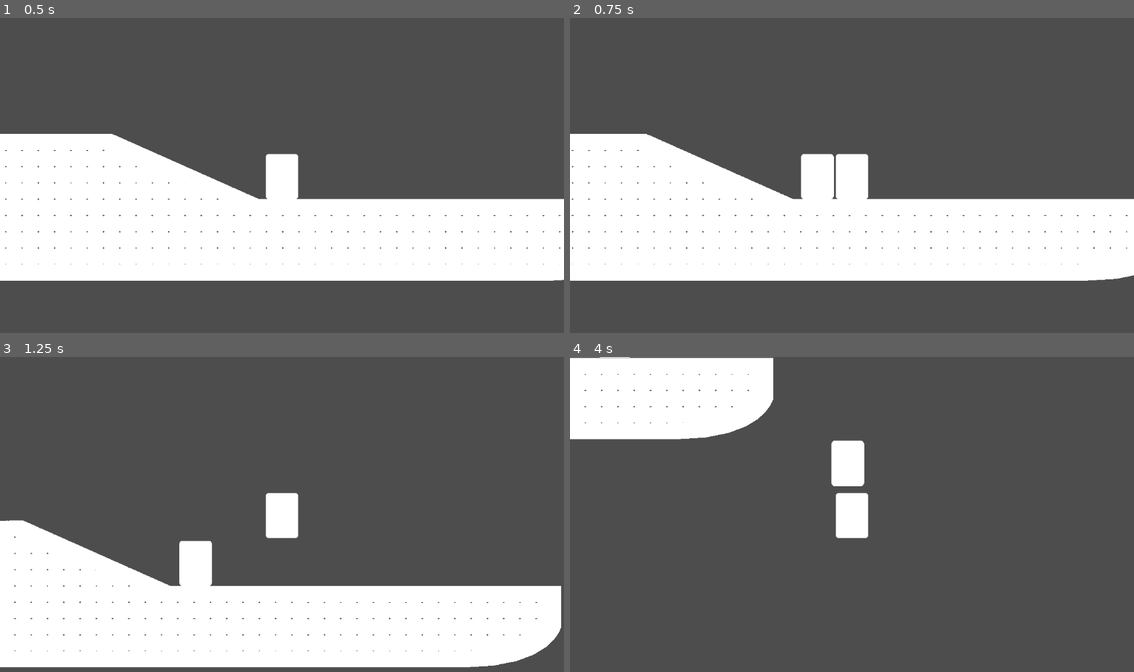
Above: before the commit, frames 1-4 (two rows, left to right).
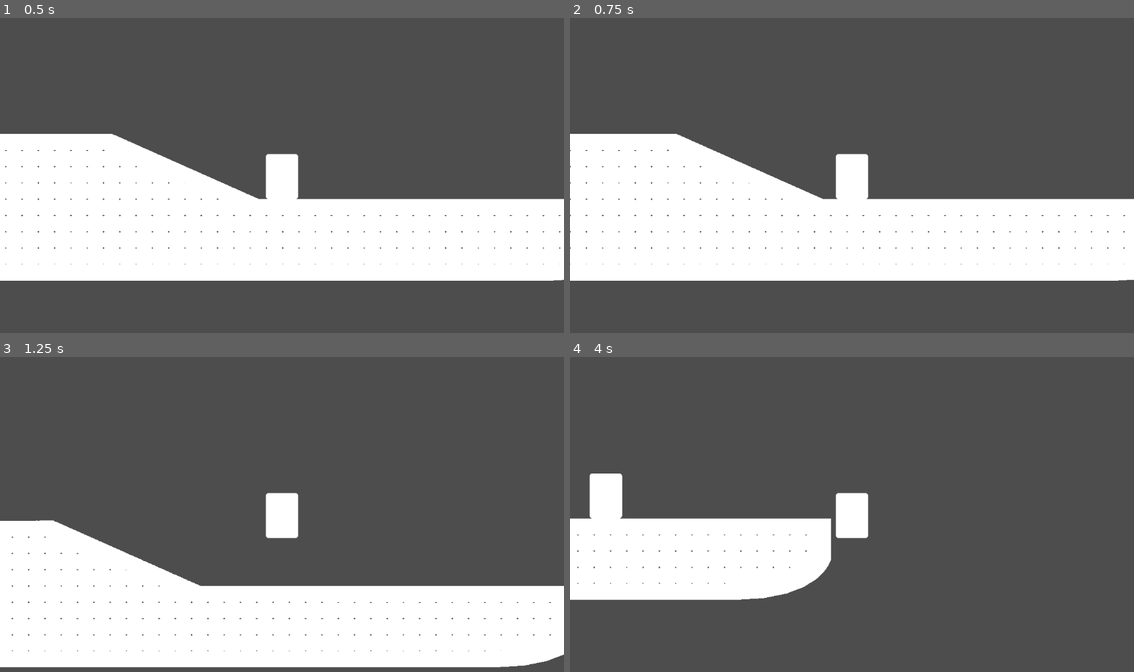
Above: after the commit, the same moments.

Repository: yourname3/jf-s25
Game: Godot game, scene res://level/level.tscn
Same seed, same stepped clock (60 frames per second), same inputs: the game is played once before the commit and once after it.
Inputs (mouse positions are in pixels of both pictures, inside the frame that each line leads up to):
- Up to frame 1 (0.5 s): no input
- Up to frame 2 (0.75 s): tap Enter at 0.5 s; move the mouse to (976, 159) at 0.52 s; hold D (right) from 0.53 s (still down); tap Z (clone) at 0.6 s; click (976, 159) at 0.67 s
- Up to frame 3 (1.25 s): keep holding D (right); tap Space (jump) at 0.77 s
- Up to frame 4 (4 s): release D (right) at 1.25 s; drag from (739, 530) to (823, 577) at 1.27 s; move the mouse to (908, 445) at 2.02 s; hold D (right) 2.03-2.75 s; hold Alt 2.03-2.75 s; tap Z (clone) at 2.3, 3.8 s; drag from (823, 577) to (682, 467) at 2.77 s; move the mouse to (1021, 561) at 3.52 s; hold A (left) from 3.53 s (still down); hold Ctrl from 3.53 s (still down); tap Space (jump) at 3.77 s

Frame 1 is identical in both runs. In frame 2, 2.4% of the frame differs, in the area x 0-100%, y 36-84%; in frame 3, 2.8%; in frame 4, 22%, in the area x 0-53%, y 0-78%.

Commit message:
Somewhat decent cloning mechanics

Diff:
--- a/player/player.gd
+++ b/player/player.gd
@@ -41,6 +41,11 @@
 		if playback_frame < recording.size():
 			input = recording[playback_frame]
 			playback_frame += 1
+		else:
+			#queue_free()
+			#global_position = original_position
+			input = recording[0]
+			playback_frame = 1
 	return input
 
 func spawn_clone() -> void:
@@ -59,11 +64,13 @@
 	var encoded_inputs := get_inputs()
 	if mode == MODE_PLAYER:
 		if Input.is_action_just_pressed("clone"):
-			original_position = global_position
-			recording.clear()
-			is_recording = true
-		elif Input.is_action_just_released("clone"):
-			spawn_clone()
+			if is_recording:
+				spawn_clone()
+				is_recording = false
+			else:
+				original_position = global_position
+				recording.clear()
+				is_recording = true
 		if is_recording:
 			recording.push_back(encoded_inputs)
 
